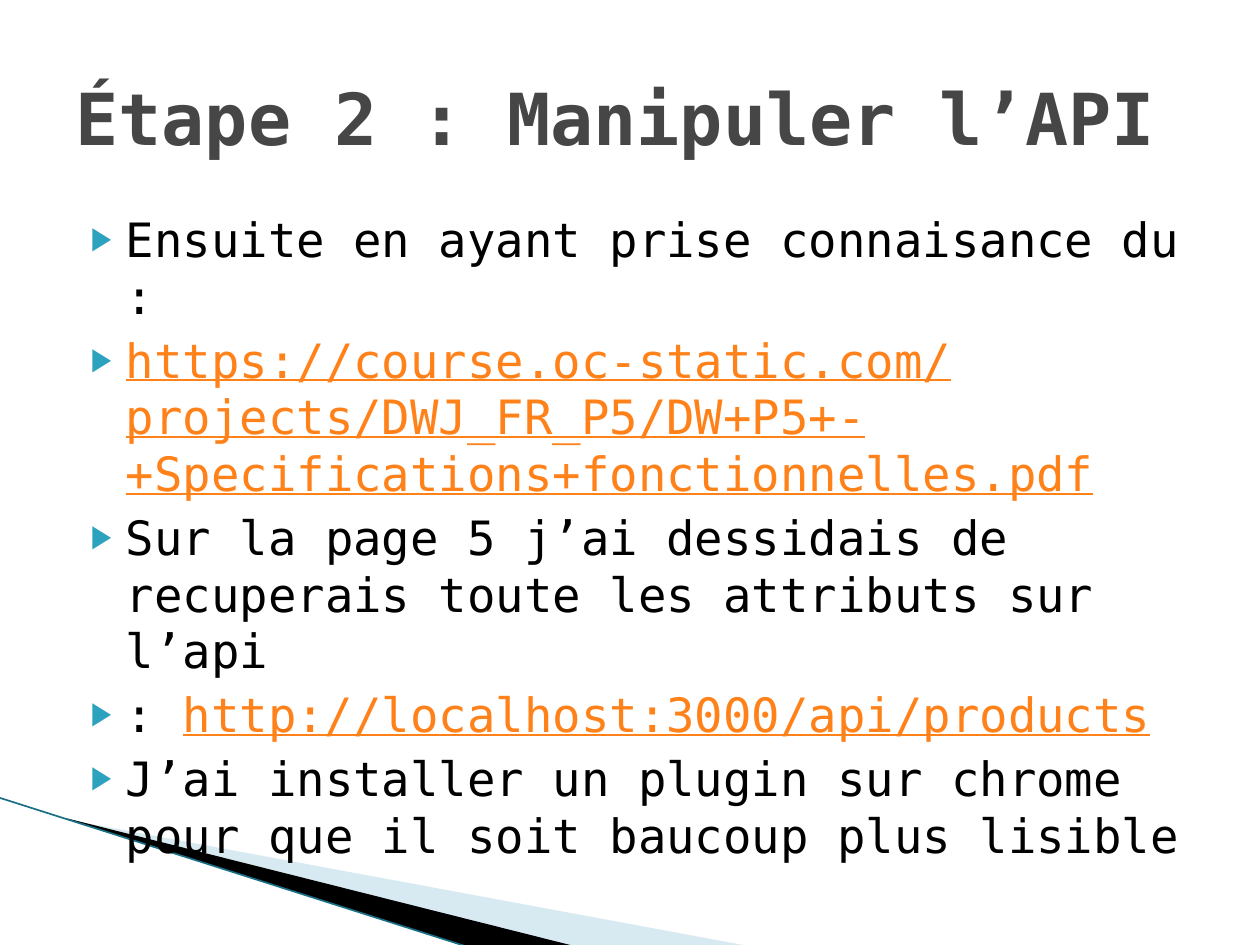
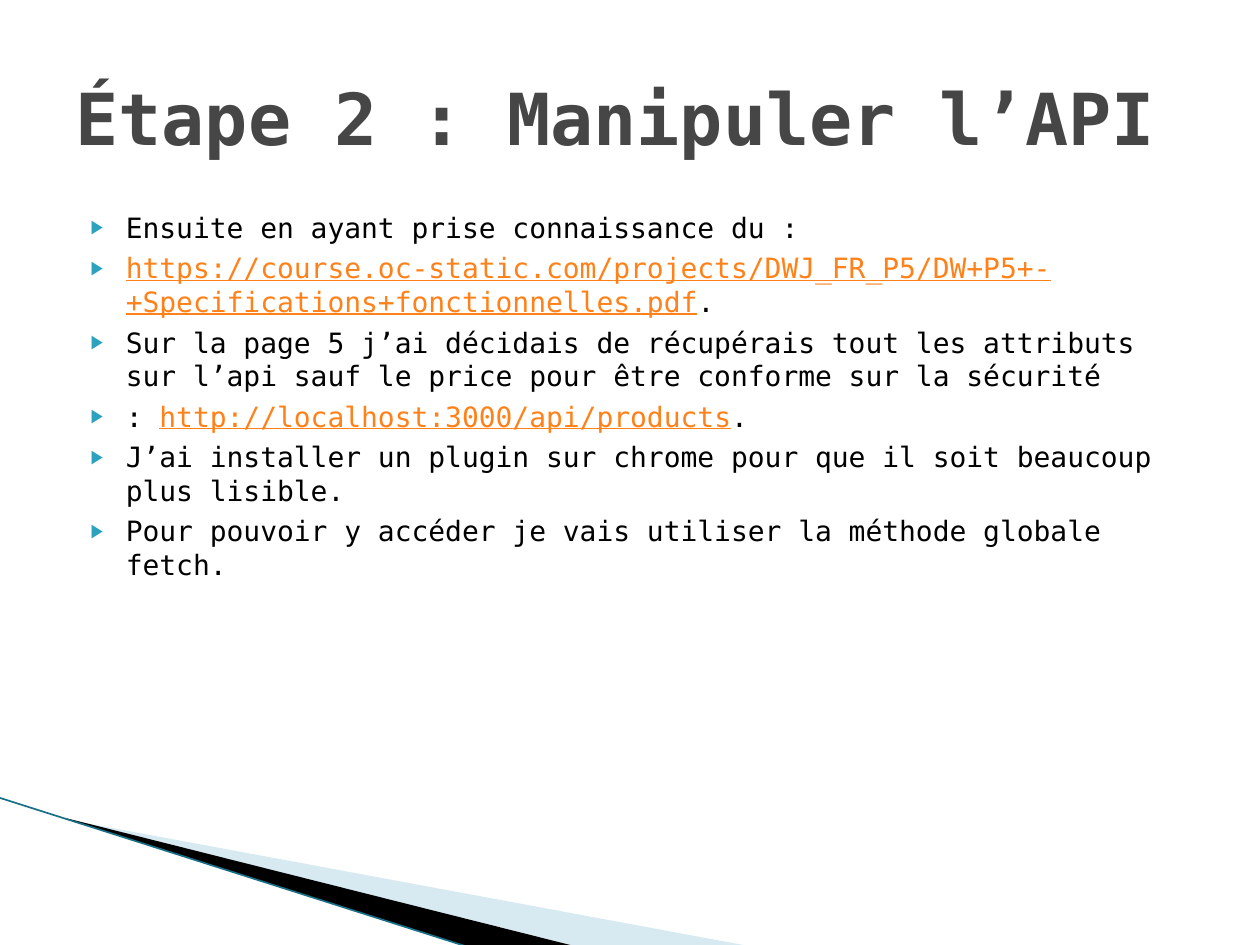
Before and after one commit to gwenaelgressier/GwenaelGressier_05_04042022, a slide deck: slide 4 of Nouveau Présentation Microsoft Office PowerPoint.pptx. Drawn at 1260x945 pixels with LibreOffice and Linux fonts; fonts in the diff are those of the drawing; background and template pictures are left out. Boxes give left, top, right and bottom in pixels: in the first picture for what was removed or moved away, otherwise in the second. Text is boxed around its words. In the diff, an @@ line names an element or a change of style, - is before the commit and + after.

```diff
--- a/Nouveau Présentation Microsoft Office PowerPoint.pptx
+++ b/Nouveau Présentation Microsoft Office PowerPoint.pptx
@@ text at [126,216,1152,576]: text changed; size 27 to 16 pt @@
-▶ Ensuite en ayant prise connaisance du :
-▶ https://course.oc-static.com/projects/DWJ_FR_P5/DW+P5+-+Specifications+fonctionnelles.pdf
-▶ Sur la page 5 j’ai dessidais de recuperais toute les attributs sur l’api
-▶ : http://localhost:3000/api/products
-▶ J’ai installer un plugin sur chrome pour que il soit baucoup plus lisible
+▶ Ensuite en ayant prise connaissance du :
+▶ https://course.oc-static.com/projects/DWJ_FR_P5/DW+P5+-+Specifications+fonctionnelles.pdf.
+▶ Sur la page 5 j’ai décidais de récupérais tout les attributs sur l’api sauf le price pour être conforme sur la sécurité
+▶ : http://localhost:3000/api/products.
+▶ J’ai installer un plugin sur chrome pour que il soit beaucoup plus lisible.
+▶ Pour pouvoir y accéder je vais utiliser la méthode globale fetch.
```
Also in this commit, not shown: 12 other slides changed, 18 other files.
